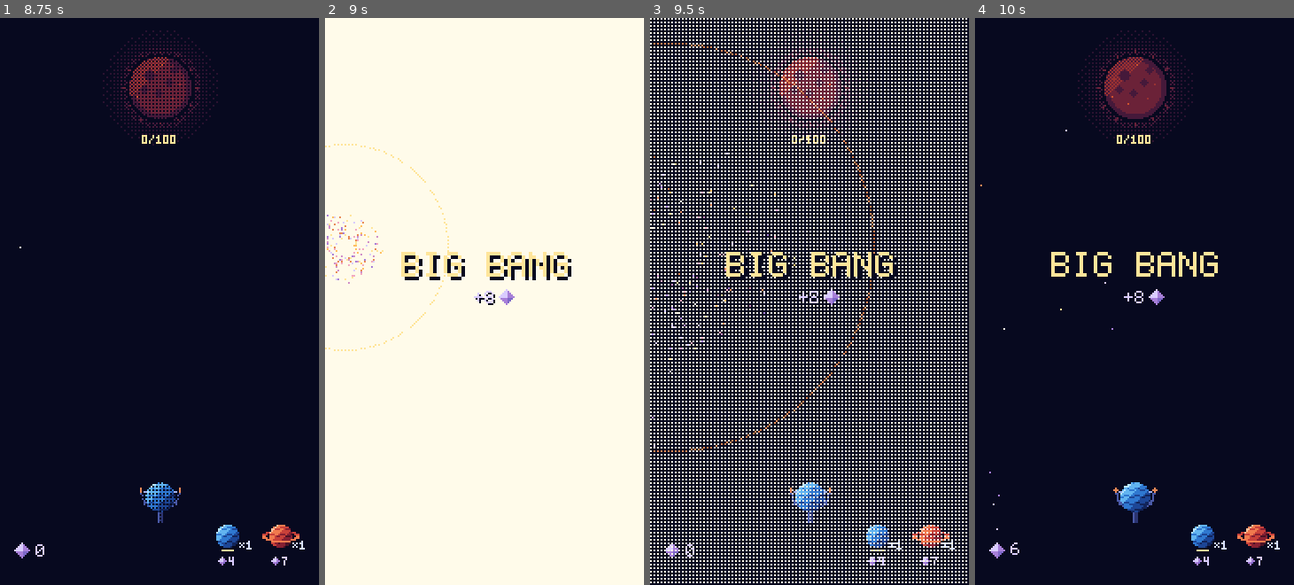
Above: before the commit, frames 1-4 (left to right).
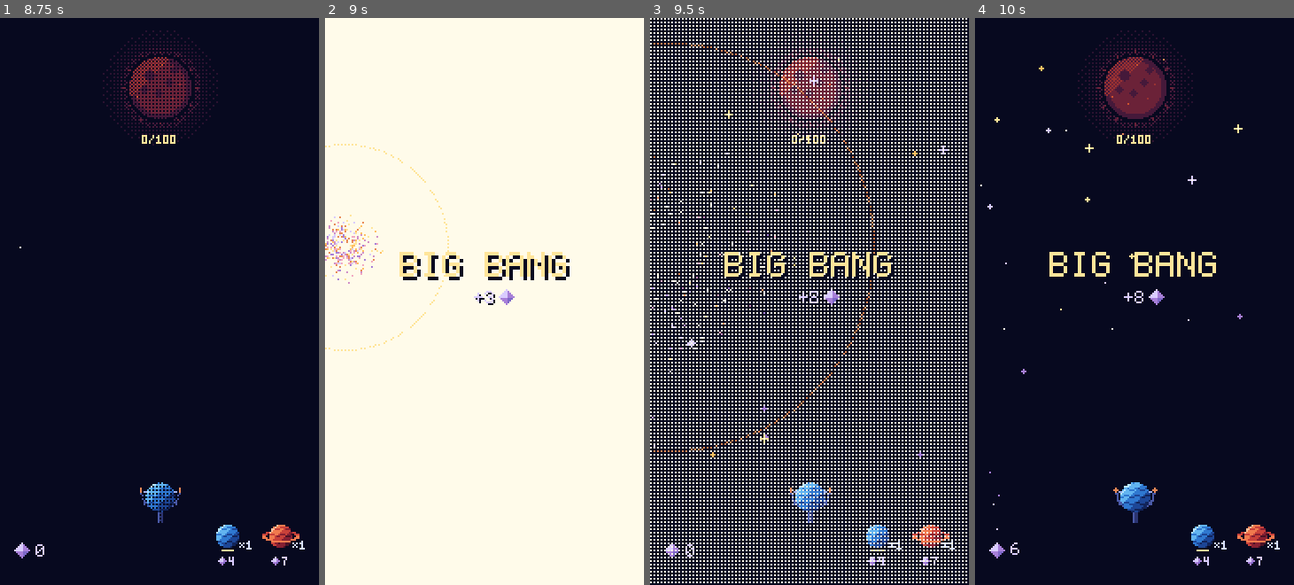
Above: after the commit, the same moments.

Repository: mrafael1/DustInSpace
Game: Godot game, scene res://game/scenes/main.tscn
Same seed, same stepped clock (60 frames per second), same inputs: the game is played once before the commit and once after it.
Inputs (mouse positions are in pixels of both pictures, inside the frame that each line leads up to):
- Up to frame 1 (8.75 s): tap Enter at 0.5, 2, 3.5 s; move the mouse to (229, 273) at 0.52 s; hold Shift 0.53-1.25 s; click (229, 273) at 0.67 s; tap Space at 1.25, 2.75, 4.25 s; drag from (95, 329) to (143, 414) at 1.27 s; move the mouse to (191, 176) at 2.02 s; tap Ctrl at 2.1 s; click (191, 176) at 2.17 s; drag from (143, 414) to (63, 216) at 2.77 s; move the mouse to (255, 386) at 3.52 s; tap B at 3.6 s; click (255, 386) at 3.67 s; drag from (63, 216) to (111, 159) at 4.27 s; move the mouse to (175, 301) at 5.02 s; tap Alt at 5.1 s; click (175, 301) at 5.17 s; drag from (111, 159) to (95, 329) at 5.77 s; move the mouse to (229, 273) at 6.52 s; tap L at 6.6 s; click (229, 273) at 6.67 s; drag from (95, 329) to (143, 414) at 7.27 s; move the mouse to (191, 176) at 8.02 s; hold Shift from 8.03 s (still down); click (191, 176) at 8.17 s
- Up to frame 2 (9 s): release Shift at 8.75 s; drag from (468, 414) to (388, 216) at 8.77 s
- Up to frame 3 (9.5 s): no input
- Up to frame 4 (10 s): move the mouse to (1230, 386) at 9.52 s; tap Ctrl at 9.6 s; click (1230, 386) at 9.67 s

Frame 1 is identical in both runs. In frame 2, 1.1% of the frame differs, in the area x 0-78%, y 34-50%; in frame 3, 0.8%; in frame 4, 0.7%.

Commit message:
feat: more juice at the Big Bang's blast
The world shakes 3 px down to rest over 0.36 s (a Camera2D, so the HUD
and banner stay still; the only shake in the game). Debris streaks while
fast and a third of it twinkles C0. 28 newborn sparkles, starlight and
dust coloured, pop up across the sky over 1.2 s. The banner pops in at
3x, settles at 2x centred on its own box, shimmers C0/C1, and rolls its
dust up from 0 like a slot payout.

Co-Authored-By: Claude Opus 5.5 <noreply@anthropic.com>

Diff:
--- a/game/fx/big_bang.gd
+++ b/game/fx/big_bang.gd
@@ -12,7 +12,9 @@
 ## 3. The hole implodes into a 1-2 px white point that pulses until the bang. (Silence: no
 ##    audio exists yet.)
 ## 4. The bang: a full-screen flash fading in dithered steps, 3 staggered shockwave rings and
-##    about 200 multi-colour palette pixels; a "BIG BANG" banner with the dust for BANNER_TIME.
+##    about 200 multi-colour palette pixels that streak and twinkle; the world shakes (a Camera2D,
+##    so the HUD and the banner stay still); newborn sparkles twinkle up across the sky; a
+##    "BIG BANG" banner pops in, shimmers and rolls its dust up from 0, for BANNER_TIME.
 ## 5. The dust streams to the counter (CollectParticles).
 ## 6. The sequence holds input until INPUT_BACK_AFTER past the bang.
 ## Owns no rules: the dust comes from the event. Rare means different: none of these effects are
@@ -68,6 +70,29 @@
 const DEBRIS_LIFE_MAX: float = 1.2
 const DEBRIS_COLOURS: Array[Color] = [Palette.C0, Palette.C1, Palette.C2, Palette.C3, Palette.N8, Palette.N9, Palette.N10, Palette.D0]
 const SCREEN := Vector2i(180, 320)
+## The bang's shake: whole-pixel world offsets, one per SHAKE_STEP, decaying to rest. Only the
+## Big Bang shakes the screen (rare means different).
+const SHAKE: Array[Vector2i] = [Vector2i(3, 0), Vector2i(-3, 1), Vector2i(2, -2), Vector2i(-2, 2), Vector2i(2, 0), Vector2i(-1, -1), Vector2i(1, 1), Vector2i(-1, 0), Vector2i(0, 1)]
+const SHAKE_STEP: float = 0.04
+## Debris streaks while it's fast, and a third of it flashes C0 each twinkle step.
+const DEBRIS_STREAK: float = 0.5
+const DEBRIS_TWINKLE_STEP: float = 0.08
+## Newborn sparkles: they pop up across the sky, staggered over SPARKLE_SPREAD after the bang,
+## each growing from a dot to a plus and fading in SPARKLE_LIFE.
+const SPARKLES: int = 28
+const SPARKLE_SPREAD: float = 1.2
+const SPARKLE_LIFE: float = 0.6
+const SPARKLE_AREA := Rect2i(8, 16, 164, 232)
+const SPARKLE_RAMPS: Array = [
+	[Palette.C1, Palette.C0, Palette.C1, Palette.C2, Palette.C3],
+	[Palette.D0, Palette.C0, Palette.D0, Palette.N8, Palette.N7],
+]
+## Banner: one frame at 3x before it settles at 2x, its letters shimmering C0/C1, and the dust
+## rolling up from 0 like a slot machine's payout.
+const BANNER_POP: float = 0.1
+const SHIMMER_TIME: float = 0.6
+const SHIMMER_STEP: float = 0.08
+const COUNT_TIME: float = 0.6
 
 var _sequencer: EventSequencer
 ## Seconds since the event, or -1 when no Big Bang is playing.
@@ -81,6 +106,11 @@
 var _speck_from: Array[Vector2] = []
 var _speck_colour: Array[Color] = []
 var _rng := RandomNumberGenerator.new()
+## One entry per sparkle: where, when (seconds after the bang) and which ramp.
+var _sparkle_at: Array[Vector2i] = []
+var _sparkle_delay: Array[float] = []
+var _sparkle_ramp: Array[int] = []
+var _dust: int = 0
 var _darken: ImageTexture
 var _flashes: Array[ImageTexture] = []
 
@@ -88,6 +118,7 @@
 @onready var _banner: Node2D = $Front/Banner
 @onready var _title: Label = $Front/Banner/Title
 @onready var _amount: Label = $Front/Banner/Amount
+@onready var _shake: Camera2D = $Shake
 
 
 func _ready() -> void:
@@ -165,6 +196,8 @@
 		_stop()
 		return
 	_banner.visible = _time >= BANG_AT and _time < BANG_AT + BANNER_TIME
+	_shake.offset = Vector2(shake_offset(_time - BANG_AT))
+	_show_banner(_time - BANG_AT)
 	queue_redraw()
 	_front.queue_redraw()
 
@@ -216,6 +249,38 @@
 	return dots
 
 
+## The world's shake `t` seconds after the bang: whole pixels, decaying, then rest.
+static func shake_offset(t: float) -> Vector2i:
+	if t < 0.0:
+		return Vector2i.ZERO
+	var step: int = floori(t / SHAKE_STEP)
+	return SHAKE[step] if step < SHAKE.size() else Vector2i.ZERO
+
+
+## A newborn sparkle at `u` (0 to 1 of its life), on ramp 0 (starlight) or 1 (dust): a dot, a
+## small plus, a big plus with a C0 heart, then shrinking and cooling away. Empty outside 0-1.
+static func sparkle_pixels(u: float, ramp: int) -> Dictionary[Vector2i, Color]:
+	var dots: Dictionary[Vector2i, Color] = {}
+	if u < 0.0 or u >= 1.0:
+		return dots
+	var colours: Array = SPARKLE_RAMPS[ramp]
+	var arm: int = [0, 1, 2, 2, 1, 0][floori(u * 6)]
+	var tint: Color = colours[[0, 0, 2, 2, 3, 4][floori(u * 6)]]
+	dots[Vector2i.ZERO] = colours[1] if arm == 2 else tint
+	for r: int in range(1, arm + 1):
+		for dir: Vector2i in [Vector2i.LEFT, Vector2i.RIGHT, Vector2i.UP, Vector2i.DOWN]:
+			dots[dir * r] = tint
+	return dots
+
+
+## The dust the banner shows `t` seconds after the bang: rolling up from 0 over COUNT_TIME.
+static func banner_count(total: int, t: float) -> int:
+	if t <= 0.0:
+		return 0
+	var u: float = minf(t / COUNT_TIME, 1.0)
+	return roundi(total * (1.0 - (1.0 - u) * (1.0 - u)))
+
+
 ## The white point `t` seconds into the pause: one pixel, then a small plus, and so on.
 static func point_pixels(t: float) -> Array[Vector2i]:
 	if floori(t / POINT_PULSE) % 2 == 0:
@@ -255,9 +320,11 @@
 	_burst = event.args[0]
 	_time = 0.0
 	_title.text = "BIG BANG"
-	_amount.text = "+%d" % event.args[2]
+	_dust = event.args[2]
+	_show_banner(-1.0)
 	_scatter_debris()
 	_scatter_specks()
+	_scatter_sparkles()
 	_sequencer.hold(BANG_AT + INPUT_BACK_AFTER)
 	queue_redraw()
 
@@ -268,6 +335,30 @@
 	for i: int in SPECKS:
 		_speck_from.append(Vector2.from_angle(_rng.randf() * TAU) * _rng.randf_range(SPECK_REACH_MIN, SPECK_REACH_MAX))
 		_speck_colour.append(SPECK_COLOURS[_rng.randi() % SPECK_COLOURS.size()])
+
+
+func _scatter_sparkles() -> void:
+	_sparkle_at.clear()
+	_sparkle_delay.clear()
+	_sparkle_ramp.clear()
+	for i: int in SPARKLES:
+		_sparkle_at.append(Vector2i(
+			_rng.randi_range(SPARKLE_AREA.position.x, SPARKLE_AREA.end.x - 1),
+			_rng.randi_range(SPARKLE_AREA.position.y, SPARKLE_AREA.end.y - 1)))
+		_sparkle_delay.append(_rng.randf_range(0.1, SPARKLE_SPREAD))
+		_sparkle_ramp.append(i % 2)
+
+
+## The banner `t` seconds after the bang (negative: before it): the 3x pop, the shimmer and the
+## rolling dust. The title is centred on the banner at every scale, by its own box: a Label's
+## box can be wider than its text, which the centred alignment then pushes right.
+func _show_banner(t: float) -> void:
+	var scale_by: int = 3 if t >= 0.0 and t < BANNER_POP else 2
+	_title.scale = Vector2(scale_by, scale_by)
+	_title.position = Vector2(-floori(_title.size.x * scale_by / 2.0), -floori(_title.size.y * (scale_by - 2) / 2.0))
+	var shimmering: bool = t >= 0.0 and t < SHIMMER_TIME and posmod(floori(t / SHIMMER_STEP), 2) == 0
+	_title.label_settings.font_color = Palette.C0 if shimmering else Palette.C1
+	_amount.text = "+%d" % banner_count(_dust, t)
 
 
 func _scatter_debris() -> void:
@@ -285,6 +376,8 @@
 func _stop() -> void:
 	_time = -1.0
 	_banner.visible = false
+	if _shake != null:
+		_shake.offset = Vector2.ZERO
 	queue_redraw()
 	_front.queue_redraw()
 
@@ -301,10 +394,20 @@
 		var dots: Dictionary[Vector2i, Color] = ring_pixels((since - i * RING_STAGGER) / RING_TIME)
 		for offset: Vector2i in dots:
 			_dot(_front, _burst + offset, dots[offset])
+	var twinkle: int = floori(since / DEBRIS_TWINKLE_STEP)
 	for i: int in _debris_reach.size():
 		var u: float = since / _debris_life[i]
-		if u < 1.0:
-			_dot(_front, _burst + Vector2i((_debris_reach[i] * (1.0 - (1.0 - u) * (1.0 - u))).round()), _debris_colour[i])
+		if u >= 1.0:
+			continue
+		var colour: Color = Palette.C0 if posmod(i + twinkle, 3) == 0 else _debris_colour[i]
+		if u < DEBRIS_STREAK:
+			var behind: float = maxf(u - 0.06, 0.0)
+			_dot(_front, _burst + Vector2i((_debris_reach[i] * (1.0 - (1.0 - behind) * (1.0 - behind))).round()), _debris_colour[i])
+		_dot(_front, _burst + Vector2i((_debris_reach[i] * (1.0 - (1.0 - u) * (1.0 - u))).round()), colour)
+	for i: int in _sparkle_at.size():
+		var dots: Dictionary[Vector2i, Color] = sparkle_pixels((since - _sparkle_delay[i]) / SPARKLE_LIFE, _sparkle_ramp[i])
+		for offset: Vector2i in dots:
+			_dot(_front, _sparkle_at[i] + offset, dots[offset])
 
 
 func _dot(canvas: CanvasItem, at: Vector2i, colour: Color) -> void:
--- a/game/fx/big_bang.tscn
+++ b/game/fx/big_bang.tscn
@@ -5,6 +5,9 @@
 
 [node name="BigBang" type="Node2D"]
 script = ExtResource("1_big_bang")
+
+[node name="Shake" type="Camera2D" parent="."]
+anchor_mode = 0
 
 [node name="Front" type="CanvasLayer" parent="."]
 layer = 20
--- a/tests/test_big_bang.gd
+++ b/tests/test_big_bang.gd
@@ -58,9 +58,61 @@
 	assert_false(big_bang.is_banner_shown(), "no banner before the bang: the surprise")
 	big_bang.advance(BigBangSequence.BANG_AT + 0.01)
 	assert_true(big_bang.is_banner_shown())
+	assert_eq(big_bang.banner_text(), "BIG BANG +0", "the dust rolls up from 0")
+	big_bang.advance(BigBangSequence.COUNT_TIME)
 	assert_eq(big_bang.banner_text(), "BIG BANG +%d" % run.balance.big_bang_base_dust)
 	big_bang.advance(BigBangSequence.BANNER_TIME)
 	assert_false(big_bang.is_banner_shown())
+
+
+func test_the_banner_pops_in_and_shimmers() -> void:
+	_big_bang()
+	var title: Label = big_bang.get_node("Front/Banner/Title")
+	big_bang.advance(BigBangSequence.BANG_AT + 0.01)
+	assert_eq(title.scale, Vector2(3, 3), "pops in big")
+	assert_eq(title.position, title.position.round(), "whole pixels")
+	assert_eq(title.label_settings.font_color, Palette.C0, "shimmering")
+	big_bang.advance(BigBangSequence.BANNER_POP)
+	assert_eq(title.scale, Vector2(2, 2), "then settles, integer scale only")
+	assert_eq(title.position.x + title.size.x * title.scale.x / 2.0, 0.0, "centred on the banner")
+	assert_eq(title.label_settings.font_color, Palette.C1)
+	big_bang.advance(BigBangSequence.SHIMMER_TIME)
+	assert_eq(title.label_settings.font_color, Palette.C1, "the shimmer stops")
+
+
+func test_the_dust_rolls_up_like_a_payout() -> void:
+	assert_eq(BigBangSequence.banner_count(20, 0.0), 0)
+	assert_between(BigBangSequence.banner_count(20, BigBangSequence.COUNT_TIME / 2), 1, 19)
+	assert_eq(BigBangSequence.banner_count(20, BigBangSequence.COUNT_TIME), 20)
+	assert_eq(BigBangSequence.banner_count(20, 5.0), 20)
+
+
+func test_the_bang_shakes_the_world_whole_pixels_then_rests() -> void:
+	assert_eq(BigBangSequence.shake_offset(-0.1), Vector2i.ZERO, "still before the bang")
+	for i: int in BigBangSequence.SHAKE.size():
+		var at: Vector2i = BigBangSequence.shake_offset(i * BigBangSequence.SHAKE_STEP)
+		assert_lte(maxi(absi(at.x), absi(at.y)), 3, "1-3 px")
+	assert_eq(BigBangSequence.shake_offset(BigBangSequence.SHAKE.size() * BigBangSequence.SHAKE_STEP), Vector2i.ZERO, "then rest")
+	assert_true(big_bang.get_node("Shake") is Camera2D, "a camera: the HUD and banner layers stay still")
+	_big_bang()
+	big_bang.advance(BigBangSequence.BANG_AT + 0.01)
+	assert_ne((big_bang.get_node("Shake") as Camera2D).offset, Vector2.ZERO)
+	big_bang.advance(1.0)
+	assert_eq((big_bang.get_node("Shake") as Camera2D).offset, Vector2.ZERO)
+
+
+func test_newborn_sparkles_grow_then_fade_in_their_colours() -> void:
+	assert_true(BigBangSequence.sparkle_pixels(-0.1, 0).is_empty())
+	assert_true(BigBangSequence.sparkle_pixels(1.0, 0).is_empty())
+	assert_eq(BigBangSequence.sparkle_pixels(0.05, 0).size(), 1, "a dot")
+	var peak: Dictionary[Vector2i, Color] = BigBangSequence.sparkle_pixels(0.45, 0)
+	assert_eq(peak.size(), 9, "a big plus")
+	assert_eq(peak[Vector2i.ZERO], Palette.C0, "with a C0 heart")
+	assert_eq(BigBangSequence.sparkle_pixels(0.95, 1).values()[0], Palette.N7, "dust sparkles cool down the dust ramp")
+	for u: float in [0.05, 0.25, 0.45, 0.65, 0.85]:
+		for ramp: int in 2:
+			for colour: Color in BigBangSequence.sparkle_pixels(u, ramp).values():
+				assert_true(colour in [Palette.C0, Palette.C1, Palette.C2, Palette.C3, Palette.D0, Palette.N8, Palette.N7])
 
 
 func test_the_banner_font_has_its_letters() -> void:
Not shown, changed: .claude/skills/game-feel/SKILL.md
